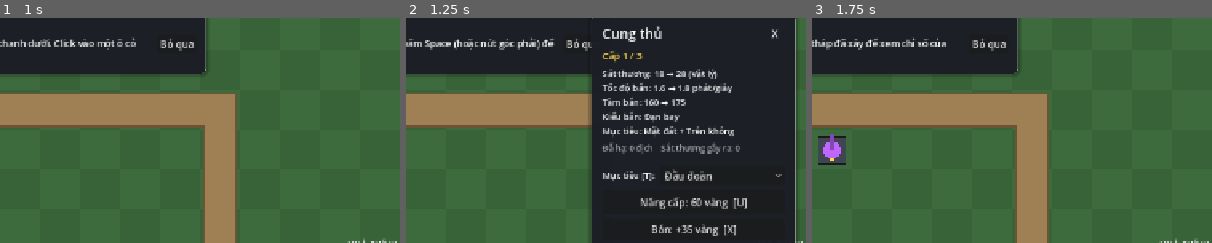
Above: before the commit, frames 1-3 (left to right).
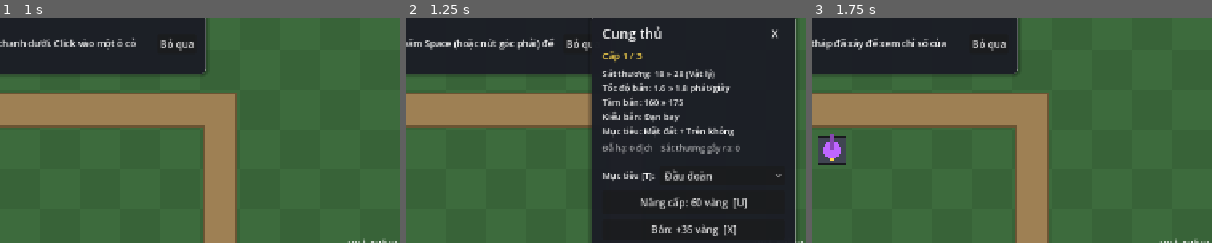
Above: after the commit, the same moments.

Repository: minhkhoitran1808-ux/my-space-game
Game: Godot game, scene res://tests/smoke_test.tscn
The game is run twice, just before and just after one commit, with the same random seed, the same clock (stepped at 60 frames per second) and the same inputs. This scene is started directly instead of the project's main scene.
Inputs:
- Up to frame 1 (1 s): click "x1 [F]" at 0.5 s
- Up to frame 2 (1.25 s): no input
- Up to frame 3 (1.75 s): click "II [P]" at 1.25 s
The pictures show only the part of the screen within x 50-100%, y 11-61%; the shares and areas given below are measured in that part.

Frame 1 is identical in both runs. In frame 2, 0.8% of the frame differs, in the area x 63-82%, y 22-40%; in frame 3, nothing differs.

Commit message:
Prepare itch.io release builds (Windows + Web)
- Game icon (also used as the web favicon), version 1.0.0, dark boot
  splash background
- Windows preset: icon, product/file version, no console wrapper,
  single exe with embedded PCK
- Web preset: no threads (no COOP/COEP needed), no GDExtension,
  adaptive canvas, canvas focus on start, icon export
- Hide the Quit button on the web build (browsers cannot close the tab)
- Use "»" instead of "→" in tower stats: the default font has no arrow
  glyph and the web build has no system font fallback
- README_BUILD.md: build contents, how to run each build, itch.io
  upload settings, what was verified, how to rebuild

Co-Authored-By: Claude Opus 5.5 <noreply@anthropic.com>
Claude-Session: https://claude.ai/code/session_018BkuVcu9zCGSmj6Xq9TjTi

Diff:
--- /dev/null
+++ b/tower-defense/icon.svg
@@ -0,0 +1,9 @@
+<svg xmlns="http://www.w3.org/2000/svg" width="128" height="128" viewBox="0 0 128 128">
+  <rect width="128" height="128" rx="20" fill="#3d6b3d"/>
+  <path d="M-4 40 H44 V100 H132" fill="none" stroke="#5c4a30" stroke-width="26"/>
+  <path d="M-4 40 H44 V100 H132" fill="none" stroke="#9e8054" stroke-width="18"/>
+  <rect x="62" y="30" width="44" height="44" rx="4" fill="#40444f" stroke="#1a1b1f" stroke-width="3"/>
+  <circle cx="84" cy="52" r="15" fill="#4c99ff"/>
+  <path d="M84 52 L104 34" stroke="#2f6bb8" stroke-width="9" stroke-linecap="round"/>
+  <circle cx="20" cy="100" r="9" fill="#d94040" stroke="#6b1f1f" stroke-width="2"/>
+</svg>
--- a/tower-defense/project.godot
+++ b/tower-defense/project.godot
@@ -11,9 +11,12 @@
 [application]
 
 config/name="Tower Defense"
-config/description="Tower Defense 2D - khung project Godot 4"
+config/description="Tower Defense 2D - xây tháp, nâng cấp và giữ vững nhà chính"
+config/version="1.0.0"
 run/main_scene="res://scenes/menus/MainMenu.tscn"
 config/features=PackedStringArray("4.7", "GL Compatibility")
+boot_splash/bg_color=Color(0.1, 0.11, 0.13, 1)
+config/icon="res://icon.svg"
 
 [autoload]
 
--- a/tower-defense/scripts/menus/MainMenu.gd
+++ b/tower-defense/scripts/menus/MainMenu.gd
@@ -16,6 +16,8 @@
 	reset_button.pressed.connect(reset_dialog.popup_centered)
 	reset_dialog.confirmed.connect(SaveManager.reset_progress)
 	quit_button.pressed.connect(get_tree().quit)
+	# Trên trình duyệt (bản Web) không thể tự thoát game, nên ẩn nút Thoát.
+	quit_button.visible = not OS.has_feature("web")
 	SaveManager.progress_changed.connect(_refresh)
 	_refresh()
 	play_button.grab_focus()
--- a/tower-defense/scripts/ui/TowerStats.gd
+++ b/tower-defense/scripts/ui/TowerStats.gd
@@ -4,7 +4,8 @@
 ## Gom vào một chỗ để tooltip và bảng thông tin luôn hiển thị giống nhau.
 
 
-## Mô tả chỉ số. Nếu truyền "next", các chỉ số thay đổi hiện dạng "cũ → mới".
+## Mô tả chỉ số. Nếu truyền "next", các chỉ số thay đổi hiện dạng "cũ » mới".
+## (Dùng "»" thay vì "→": font mặc định không có "→" và bản Web không có font hệ thống để bù.)
 static func describe(data: TowerData, next: TowerData = null) -> String:
 	var compare_to := next if next else data
 	var lines := PackedStringArray()
@@ -17,7 +18,7 @@
 	var effects_now := _effects_text(data)
 	var effects_next := _effects_text(compare_to)
 	if not effects_now.is_empty():
-		lines.append("Hiệu ứng: %s" % (effects_now if effects_now == effects_next else "%s → %s" % [effects_now, effects_next]))
+		lines.append("Hiệu ứng: %s" % (effects_now if effects_now == effects_next else "%s » %s" % [effects_now, effects_next]))
 	lines.append("Kiểu bắn: %s" % ("Tia (trúng ngay)" if data.attack_type == TowerData.AttackType.HITSCAN else "Đạn bay"))
 	lines.append("Mục tiêu: %s" % ("Mặt đất + Trên không" if data.can_hit_air else "Chỉ mặt đất"))
 	return "\n".join(lines)
@@ -54,7 +55,7 @@
 static func _compare(current: float, next_value: float) -> String:
 	if is_equal_approx(current, next_value):
 		return _num(current)
-	return "%s → %s" % [_num(current), _num(next_value)]
+	return "%s » %s" % [_num(current), _num(next_value)]
 
 
 ## Số nguyên thì bỏ ".0" (12 thay vì 12.0), số lẻ giữ tối đa 2 chữ số.
Not shown, changed: tower-defense/export_presets.cfg
Not shown, added: tower-defense/icon.svg.import
Not shown, changed: tower-defense/README.md
Not shown, added: tower-defense/README_BUILD.md
